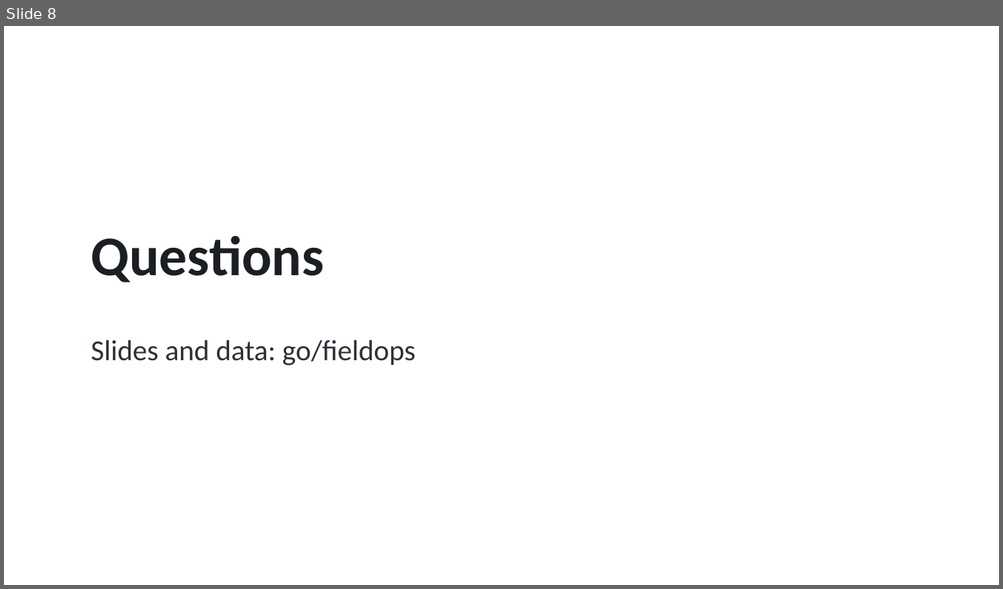
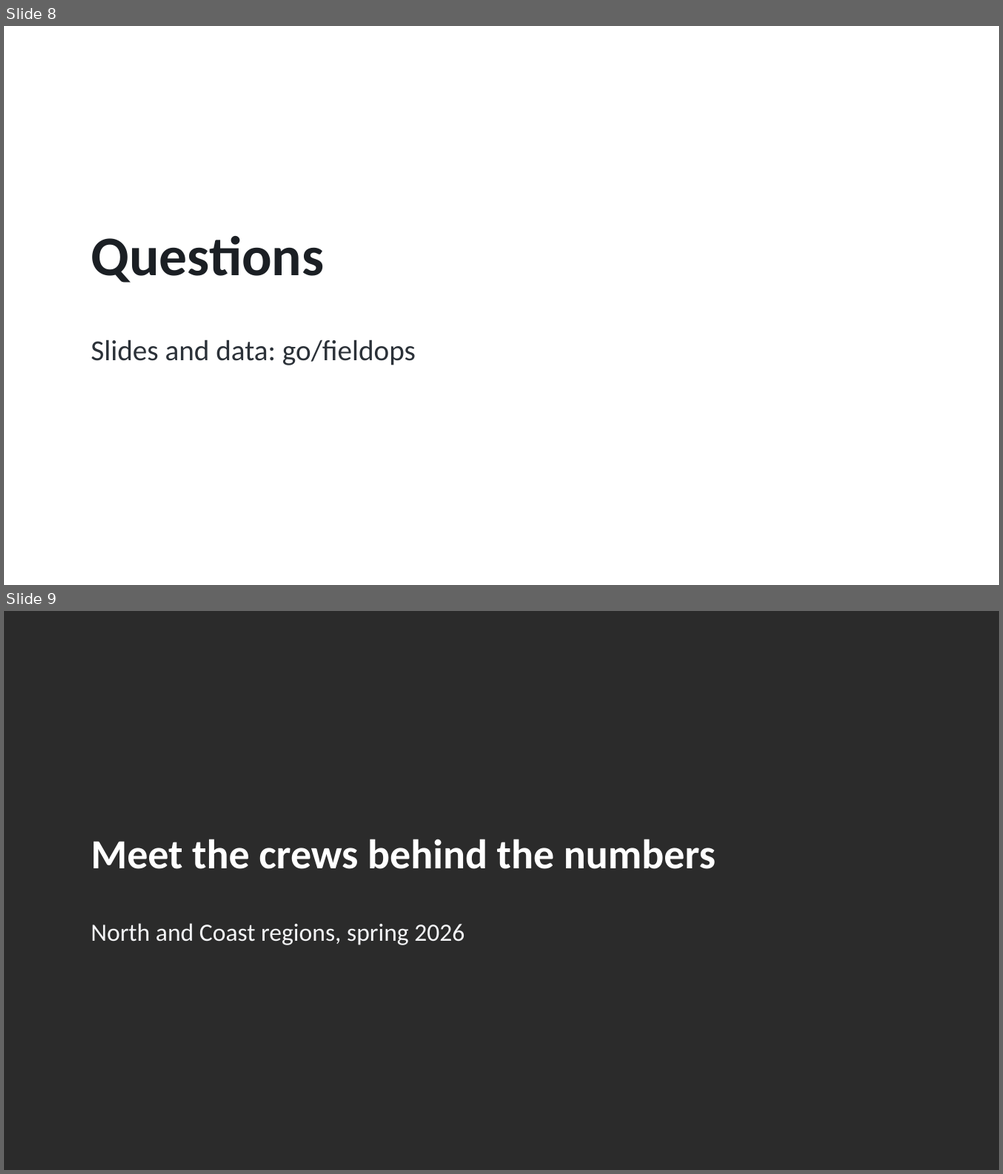
Before and after one commit to valllabh/valllabh.github.io, a slide deck: app/slideready/samples/problems.pptx. Shown one above the other, each under a label of ours: slide 8 before the commit, slides 8 and 9 after it. The pictures are 1003x589 and 1003x1174 pixels, drawn with LibreOffice and Linux fonts; fonts in the diff are those of the drawing; background and template pictures are left out; a plain dark background stands for a picture behind light text. Boxes give left, top, right and bottom in pixels: in the first picture for what was removed or moved away, otherwise in the second. Text is boxed around its words. In the diff, an @@ line names an element or a change of style, - is before the commit and + after.

```diff
--- a/app/slideready/samples/problems.pptx
+++ b/app/slideready/samples/problems.pptx
@@ slide 9 added at bbox=[4, 611, 999, 1170], background picture (left out) @@
@@ text added at bbox=[91, 839, 715, 869], 40 pt, text #FFFFFF, bold @@
+Meet the crews behind the numbers
@@ text added at bbox=[91, 923, 464, 945], 24 pt, text #F4F5F7 @@
+North and Coast regions, spring 2026
```
Also in this commit, not shown: 1 other slide added, 15 other files.
